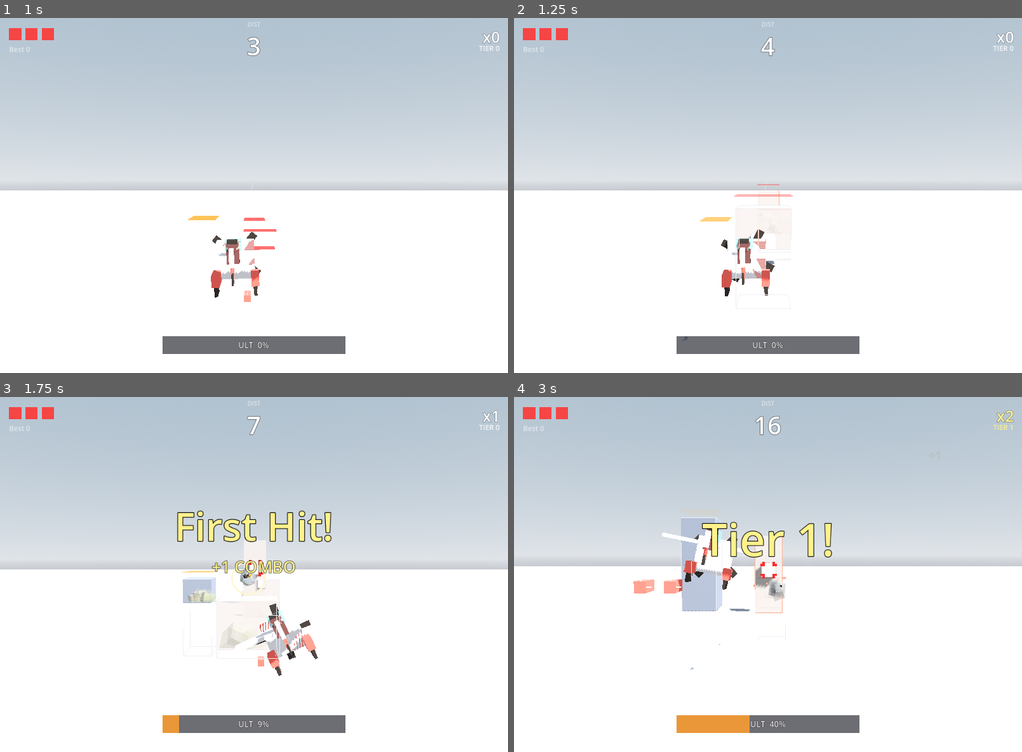
Above: before the commit, frames 1-4 (two rows, left to right).
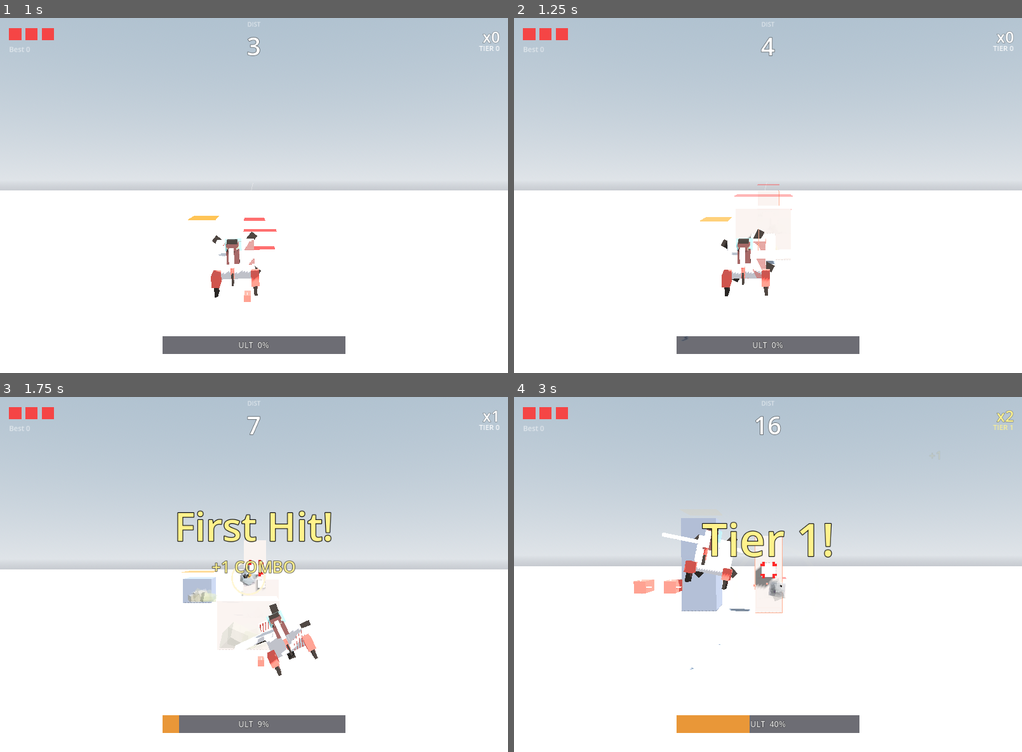
Above: after the commit, the same moments.

Repository: weathermanho/supercent
Game: Godot game, scene res://scenes/Main.tscn
Same seed, same stepped clock (60 frames per second), same inputs: the game is played once before the commit and once after it.
Inputs (mouse positions are in pixels of both pictures, inside the frame that each line leads up to):
- Up to frame 1 (1 s): tap Enter at 0.5 s; move the mouse to (228, 266) at 0.52 s; hold Right mouse button (fire_missle) from 0.53 s (still down); click (228, 266) at 0.67 s
- Up to frame 2 (1.25 s): keep holding Right mouse button (fire_missle)
- Up to frame 3 (1.75 s): release Right mouse button (fire_missle) at 1.25 s; drag from (406, 627) to (228, 645) at 1.27 s
- Up to frame 4 (3 s): move the mouse to (615, 521) at 2.02 s; hold Right mouse button (fire_missle) 2.03-2.75 s; click (615, 521) at 2.17 s; drag from (793, 574) to (615, 521) at 2.77 s

Frame 1 is identical in both runs. In frame 2, less than 0.1% of the frame differs, in the area x 43-55%, y 52-79%; in frame 3, less than 0.1%; in frame 4, less than 0.1%, in the area x 32-41%, y 33-61%.

Commit message:
tune(pillar): 모서리는 threat 시에만 표시
평소엔 모서리 숨김 (콘크리트 body만), 비행기 swept volume과 겹쳐
threat 코스에 들어왔을 때만 빨간 펄스 모서리 등장.

- RISING 전이에서 _edges visible 토글 제거.
- set_threat(true): 모서리 visible + 빨간 emission.
- set_threat(false): 모서리 visible=false + 회색.
- 상태 변할 때만 _edges 순회 (no-op 최적화).

평소 시야 깔끔, 위험할 때만 outline = 명확한 신호.

Co-Authored-By: Claude Opus 4.7 <noreply@anthropic.com>

Diff:
--- a/godot_project/scripts/Pillar.gd
+++ b/godot_project/scripts/Pillar.gd
@@ -143,7 +143,7 @@
 	# through. Edges are drawn separately with no_depth_test for the
 	# wireframe threat overlay.
 	var body_color: Color = Color8(134, 126, 118) if breakable else Color8(94, 97, 104)
-	_body = BoxFactory.make_transparent_box(w, h, d, body_color, 0.85)
+	_body = BoxFactory.make_transparent_box(w, h, d, body_color, 0.95)
 	_body.visible = false
 	add_child(_body)
 
@@ -216,10 +216,10 @@
 				_t = 0.0
 				_pending_erupt = true
 				# Materialize the pillar at the moment it begins to move so
-				# nothing of it has been visible before this frame.
+				# nothing of it has been visible before this frame. Edges stay
+				# hidden — they only appear when set_threat(true) flags this
+				# pillar as on the plane's collision course.
 				_body.visible = true
-				for e in _edges:
-					e.visible = true
 				if _core != null:
 					_core.visible = true
 		Phase.RISING:
@@ -292,18 +292,26 @@
 
 
 ## Toggle threat indicator (called from Main each frame). Threat = the plane's
-## future trajectory volume intersects this pillar's AABB.
+## future trajectory volume intersects this pillar's AABB. Edges are ONLY drawn
+## when threat is true — outline appears as a warning, vanishes when the path
+## is clear.
 func set_threat(threat: bool) -> void:
 	if _edge_mat == null:
 		return
+	if threat == _is_threat:
+		return    # no-op, avoid re-walking _edges every frame
 	_is_threat = threat
 	if threat:
 		_edge_mat.emission_enabled = true
 		_edge_mat.emission = Color(1.0, 0.25, 0.20)
 		_edge_mat.albedo_color = Color(1.0, 0.55, 0.45)
+		for e in _edges:
+			e.visible = true
 	else:
 		_edge_mat.emission_enabled = false
 		_edge_mat.albedo_color = Color(0.88, 0.88, 0.92)
+		for e in _edges:
+			e.visible = false
 
 
 ## One-shot: true on the single frame the pillar begins erupting (for camera
